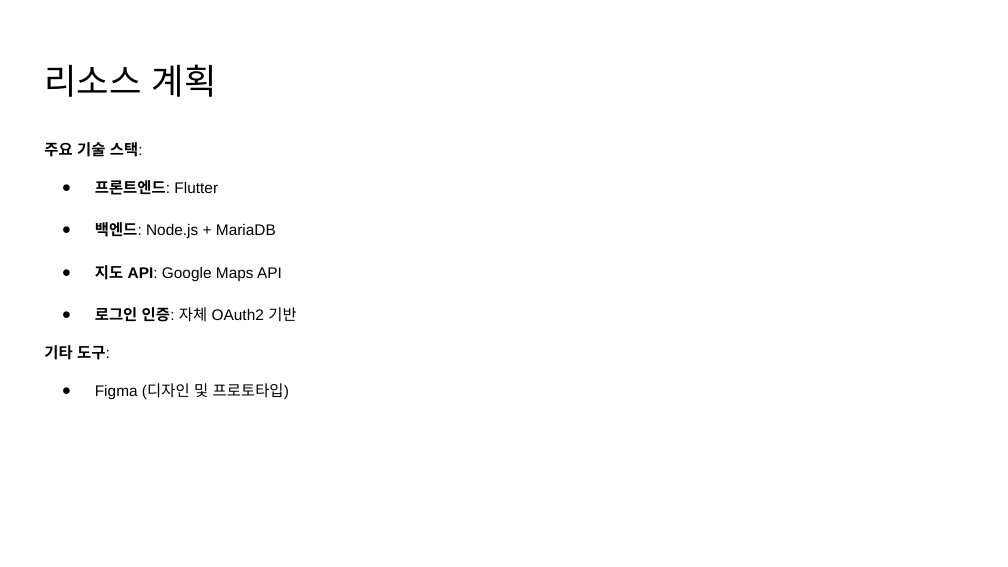
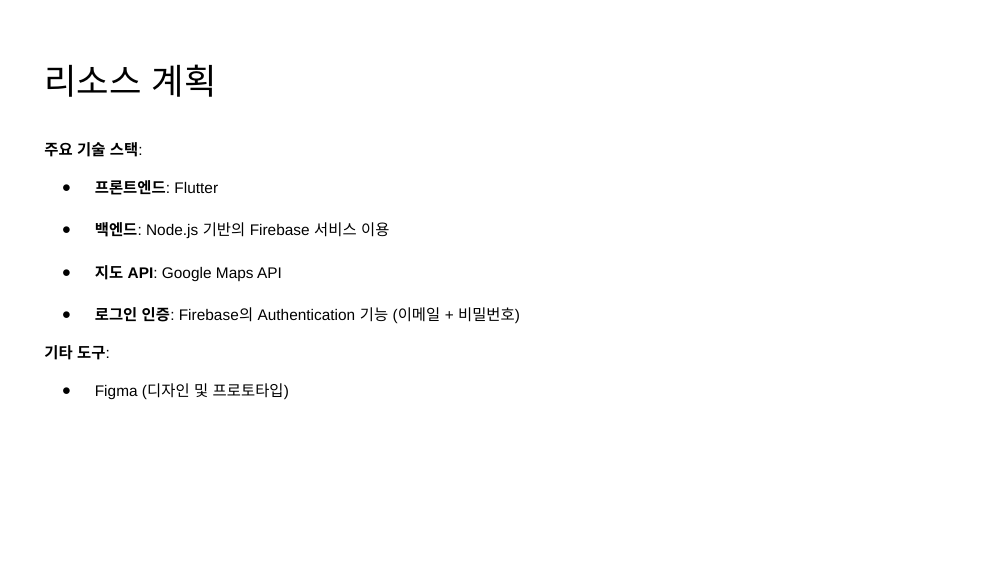
Before and after one commit to yurei55/TIL, a slide deck: slide 4 of K-Taste.pptx. Drawn at 1008x567 pixels with LibreOffice and Linux fonts; fonts in the diff are those of the drawing. Boxes give left, top, right and bottom in pixels: in the first picture for what was removed or moved away, otherwise in the second. Text is boxed around its words. In the diff, an @@ line names an element or a change of style, - is before the commit and + after.

```diff
--- a/K-Taste.pptx
+++ b/K-Taste.pptx
@@ text at (95, 222, 389, 239): text changed @@
-● 백엔드: Node.js + MariaDB
+● 백엔드: Node.js 기반의 Firebase 서비스 이용
@@ text at (95, 307, 520, 324): text changed @@
-● 로그인 인증: 자체 OAuth2 기반
+● 로그인 인증: Firebase의 Authentication 기능 (이메일 + 비밀번호)
```
Also in this commit, not shown: 3 other slides changed, 9 slides added, 1 slide removed.
